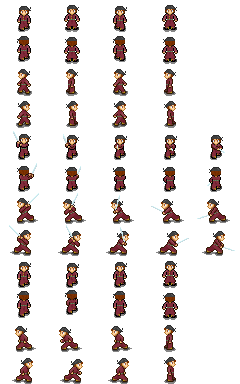
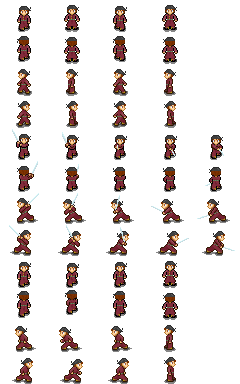
Revision of a layered 240px x 384px image; what changed, layer by layer:
painted on "Layer 0" over [12, 129, 225, 186]
hid "Layer 1" over [12, 129, 225, 186]
